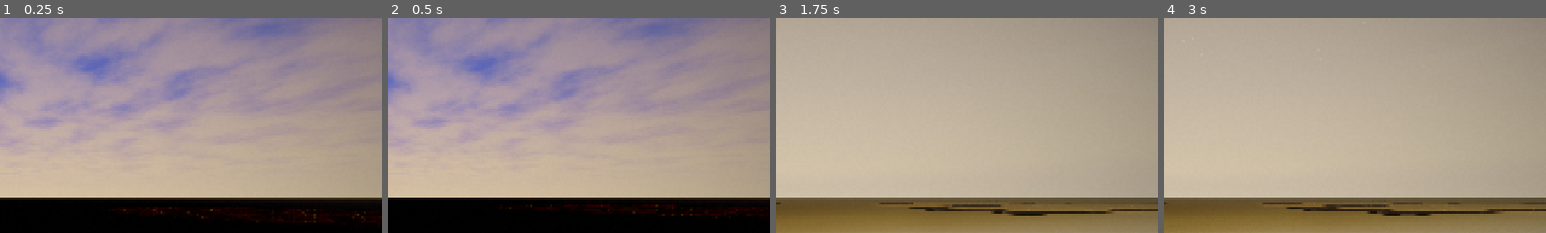
Above: before the commit, frames 1-4 (left to right).
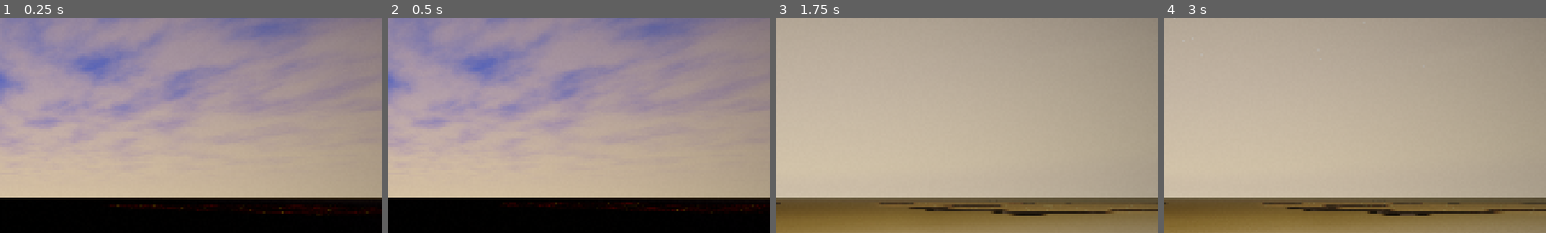
Above: after the commit, the same moments.

Repository: Central-Park-Walk/central-park-walk
Game: Godot game, scene res://main.tscn
The game is run twice, just before and just after one commit, with the same random seed, the same clock (stepped at 60 frames per second) and the same inputs.
Inputs (mouse positions are % of the whole screen's width and height, from its top left):
- Up to frame 1 (0.25 s): no input
- Up to frame 2 (0.5 s): no input
- Up to frame 3 (1.75 s): tap Enter at 0.5 s; move the mouse to (72, 45) at 0.52 s; hold D 0.53-1.28 s; tap T at 0.6 s; click (72, 45) at 0.67 s; tap Space at 1.25 s; move the mouse to (30, 55) at 1.27 s; hold S from 1.28 s (still down); tap P at 1.35 s
- Up to frame 4 (3 s): move the mouse to (60, 28) at 2.02 s; release S at 2.03 s; hold D 2.03-2.78 s; tap G at 2.1 s; move the mouse to (45, 70) at 2.77 s; hold W from 2.78 s (still down); tap H at 2.85 s; click (45, 70) at 2.92 s
The pictures show only the part of the screen within x 50-100%, y 8-58%; the shares and areas given below are measured in that part.

The runs differ from the first frame. In frame 1, 0.8% of the frame differs, in the area x 28-100%, y 86-96%; in frame 2, 0.5%; in frame 3, less than 0.1%; in frame 4, nothing differs.

Commit message:
Fix tour height for 2ft player, steeper look-down angle
Tour teleport and spawn were hardcoded +1.8m (adult height). Changed
to +0.7m for 2ft player. Tour pitch -15→-25 degrees to look at grass.

Co-Authored-By: Claude Opus 4.6 (1M context) <noreply@anthropic.com>

Diff:
--- a/main.gd
+++ b/main.gd
@@ -939,13 +939,13 @@
 
 # --- Grass tour: F10 visits all grass type locations + screenshots ---
 var _grass_tour_spots := [
-	{"name": "WildMeadow", "x": -786.0, "z": 1850.0, "yaw": 0.0, "pitch": -15.0},
-	{"name": "NorthMeadow", "x": 905.0, "z": -1024.0, "yaw": 45.0, "pitch": -15.0},
-	{"name": "OpenLawn", "x": -571.0, "z": 1202.0, "yaw": -30.0, "pitch": -15.0},
-	{"name": "Waterside", "x": -210.0, "z": 417.0, "yaw": 90.0, "pitch": -15.0},
-	{"name": "SheepMeadow", "x": -894.0, "z": 1191.0, "yaw": 180.0, "pitch": -15.0},
-	{"name": "GreatLawn", "x": 780.0, "z": -800.0, "yaw": 0.0, "pitch": -15.0},
-	{"name": "SportsTurf", "x": -997.0, "z": 1398.0, "yaw": 60.0, "pitch": -15.0},
+	{"name": "WildMeadow", "x": -786.0, "z": 1850.0, "yaw": 0.0, "pitch": -25.0},
+	{"name": "NorthMeadow", "x": 905.0, "z": -1024.0, "yaw": 45.0, "pitch": -25.0},
+	{"name": "OpenLawn", "x": -571.0, "z": 1202.0, "yaw": -30.0, "pitch": -25.0},
+	{"name": "Waterside", "x": -210.0, "z": 417.0, "yaw": 90.0, "pitch": -25.0},
+	{"name": "SheepMeadow", "x": -894.0, "z": 1191.0, "yaw": 180.0, "pitch": -25.0},
+	{"name": "GreatLawn", "x": 780.0, "z": -800.0, "yaw": 0.0, "pitch": -25.0},
+	{"name": "SportsTurf", "x": -997.0, "z": 1398.0, "yaw": 60.0, "pitch": -25.0},
 ]
 var _grass_tour_active := false
 var _grass_tour_idx := 0
@@ -962,7 +962,7 @@
 	var spot: Dictionary = _grass_tour_spots[_grass_tour_idx]
 	var x: float = spot["x"]
 	var z: float = spot["z"]
-	_player.global_position = Vector3(x, _terrain_height(x, z) + 1.8, z)
+	_player.global_position = Vector3(x, _terrain_height(x, z) + 0.7, z)
 	_player.velocity = Vector3.ZERO
 	_player.rotation_degrees.y = spot["yaw"]
 	var head: Node3D = _player.get_node("Head")
@@ -1964,7 +1964,7 @@
 		if _cli_height > 5.0:
 			p.set_physics_process(false)  # disable gravity for elevated shots
 	else:
-		p.position = Vector3(-480.0, _terrain_height(-480.0, 1020.0) + 1.8, 1020.0)
+		p.position = Vector3(-480.0, _terrain_height(-480.0, 1020.0) + 0.7, 1020.0)
 	if not _cli_pos_set:
 		p.rotation_degrees.y = 30.0
 	p.terrain_height_fn = Callable(self, "_terrain_height")
